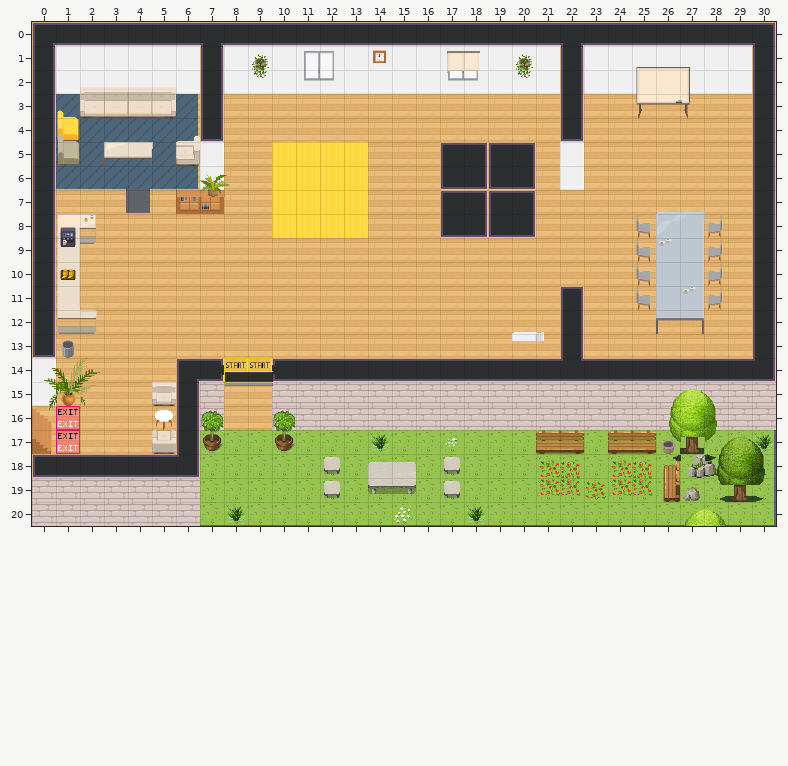
A Tiled map (JSON) gets an edit: map.tmj. The picture above is the old version.
Cells are 32x32 px. Shown: x 0..30, y 0..20. Layer "above/above1" is drawn 1,9 px off the grid.
Once edited:
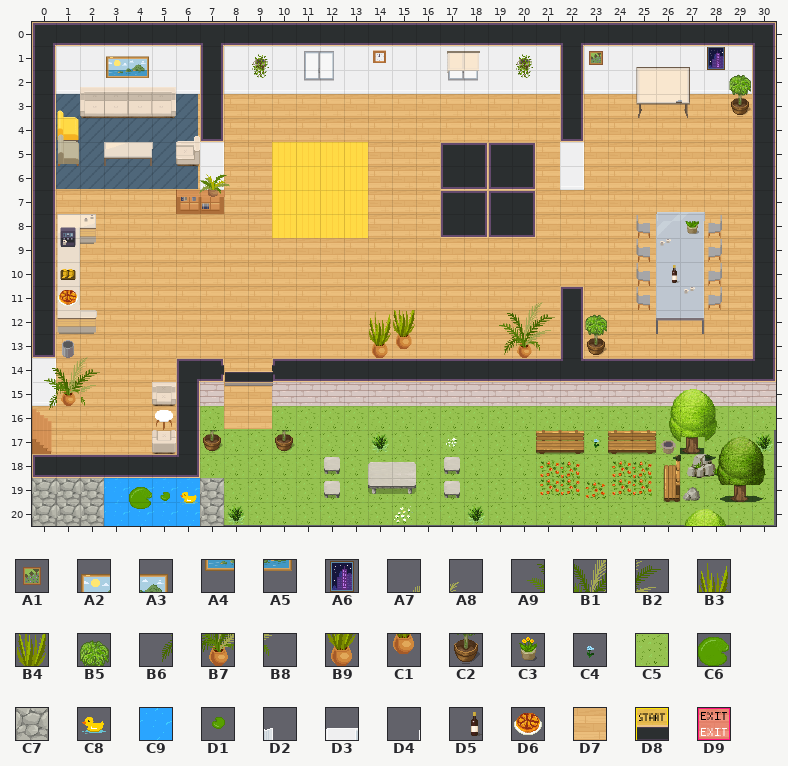
Key: from "WA_Decoration": A1 5, A2 6, A3 7, A4 18, A5 19, A6 26, A7 61, A8 62, A9 72, B1 73, B2 74, B3 75, B4 76, B5 78, B6 84, B7 85, B8 86, B9 87, C1 88, C2 90, C3 93; from "WA_Exterior": C4 605, C5 628, C6 631, C7 650, C8 659, C9 676, D1 683; from "WA_Miscellaneous": D2 26 flipped left-right, D3 27 flipped left-right, D4 28 flipped left-right, D5 95, D6 103; from "WA_Room_Builder": D7 350; from "WA_Special_Zones": D8 1, D9 5.
__ is an empty cell.
See-through tiles are keyed as they look on the map.
From old to new:
Layer "floor/floor1":
There is now tile D7 in row 7 at x 4.
Layer "furniture/furniture3":
There is now tile A1 in row 1 at x 23.
There is now tile A2 in row 1 at x 3.
There is now tile A3 in row 1 at x 4.
There is now tile A4 in row 2 at x 3.
There is now tile A5 in row 2 at x 4.
There is now tile A6 in row 1 at x 28.
There is now tile A7 in row 11 at x 20.
There is now tile A8 in row 11 at x 21.
There is now tile A9 in row 12 at x 19.
There is now tile B1 in row 12 at x 20.
There is now tile B2 in row 12 at x 21.
There is now tile B3 in row 12 at x 14.
There is now tile B4 in row 12 at x 15.
There is now tile B5 in row 2 at x 29; in row 12 at x 23.
There is now tile B6 in row 13 at x 19.
There is now tile B7 in row 13 at x 20.
There is now tile B8 in row 13 at x 21.
There is now tile B9 in row 13 at x 14.
There is now tile C1 in row 13 at x 15.
There is now tile C2 in row 3 at x 29; in row 13 at x 23.
There is now tile C3 in row 8 at x 27.
There is now tile C4 in row 17 at x 23.
There is now tile C5 in row 16 at x 7, 10 to 26 and 28 to 30.
There is now tile C7 in rows 19 to 20 at x 0 to 2 and 7.
There is now tile C9 in rows 19 to 20 at x 3 to 6.
There is now tile D5 in row 10 at x 26.
There is now tile D6 in row 11 at x 1.
Tile D8 is gone in row 14 at x 8 to 9.
Tile D9 is gone in rows 16 to 17 at x 1.
Layer "above/above1":
There is now tile C6 in row 19 at x 4.
There is now tile C8 in row 19 at x 6.
There is now tile D1 in row 19 at x 5.
Tile D2 is gone in row 12 at x 21.
Tile D3 is gone in row 12 at x 20.
Tile D4 is gone in row 12 at x 19.
